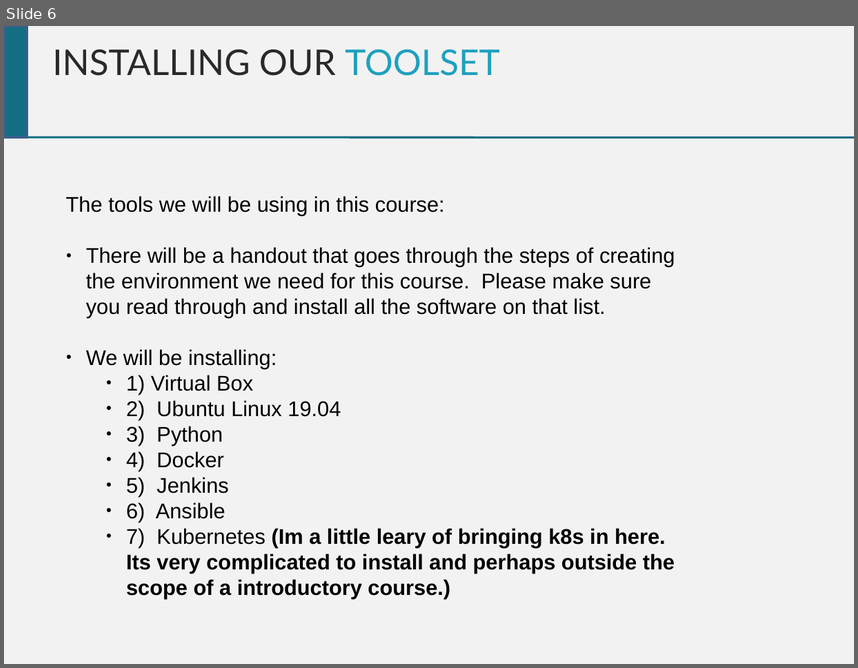
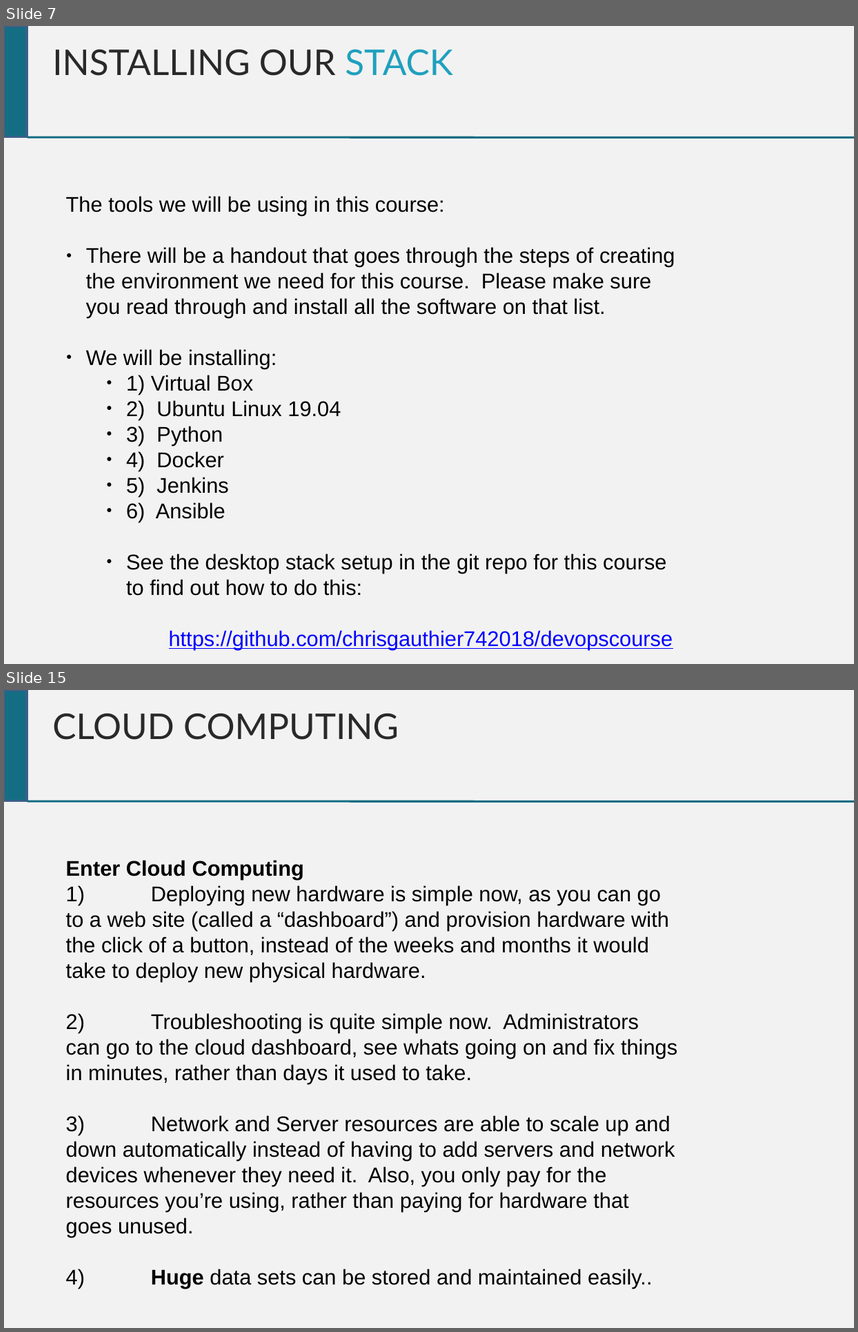
Before and after one commit to chrisgauthier742018/devopscourse, a slide deck: Dev Ops Course.pptx. Shown one above the other, each under a label of ours: slide 6 before the commit, slides 7 and 15 after it; the slides between them are not shown. The pictures are 858x668 and 858x1332 pixels, drawn with LibreOffice and Linux fonts; fonts in the diff are those of the drawing. Boxes give left, top, right and bottom in pixels: in the first picture for what was removed or moved away, otherwise in the second. Text is boxed around its words. In the diff, an @@ line names an element or a change of style, - is before the commit and + after.

```diff
--- a/Dev Ops Course.pptx
+++ b/Dev Ops Course.pptx
@@ slide 15 added at box(4, 690, 854, 1328), background #F2F2F2 @@
@@ rectangle added at box(4, 690, 27, 800), fill #146E83, outline #3A5F8C 2 pt @@
@@ text added at box(52, 713, 399, 740), 30 pt, text #292929 @@
+CLOUD COMPUTING
@@ line added from (27, 801) to (854, 801), #146E83 1.76 pt @@
@@ text added at box(66, 860, 677, 1288), 18 pt, text #000000 @@
+Enter Cloud Computing
+1) Deploying new hardware is simple now, as you can go to a web site (called a “dashboard”) and provision hardware with the click of a button, instead of the weeks and months it would take to deploy new physical hardware.
+2) Troubleshooting is quite simple now. Administrators can go to the cloud dashboard, see whats going on and fix things in minutes, rather than days it used to take.
+3) Network and Server resources are able to scale up and down automatically instead of having to add servers and network devices whenever they need it. Also, you only pay for the resources you’re using, rather than paying for hardware that goes unused.
+4) Huge data sets can be stored and maintained easily..
@@ what was slide 6 is now slide 7 @@
@@ slide 7 changed as well @@
@@ text at box(52, 49, 453, 76): text changed @@
-INSTALLING OUR TOOLSET
+INSTALLING OUR STACK
@@ text at box(126, 553, 673, 649): text changed; bold off @@
-    ● 7) Kubernetes (Im a little leary of bringing k8s in here. Its very complicated to install and perhaps outside the scope of a introductory course.)
+    ● See the desktop stack setup in the git repo for this course to find out how to do this:
+https://github.com/chrisgauthier742018/devopscourse
```
Also in this commit, not shown: 4 other slides changed, 10 other slides added, 15 slides removed, 1 other file.
